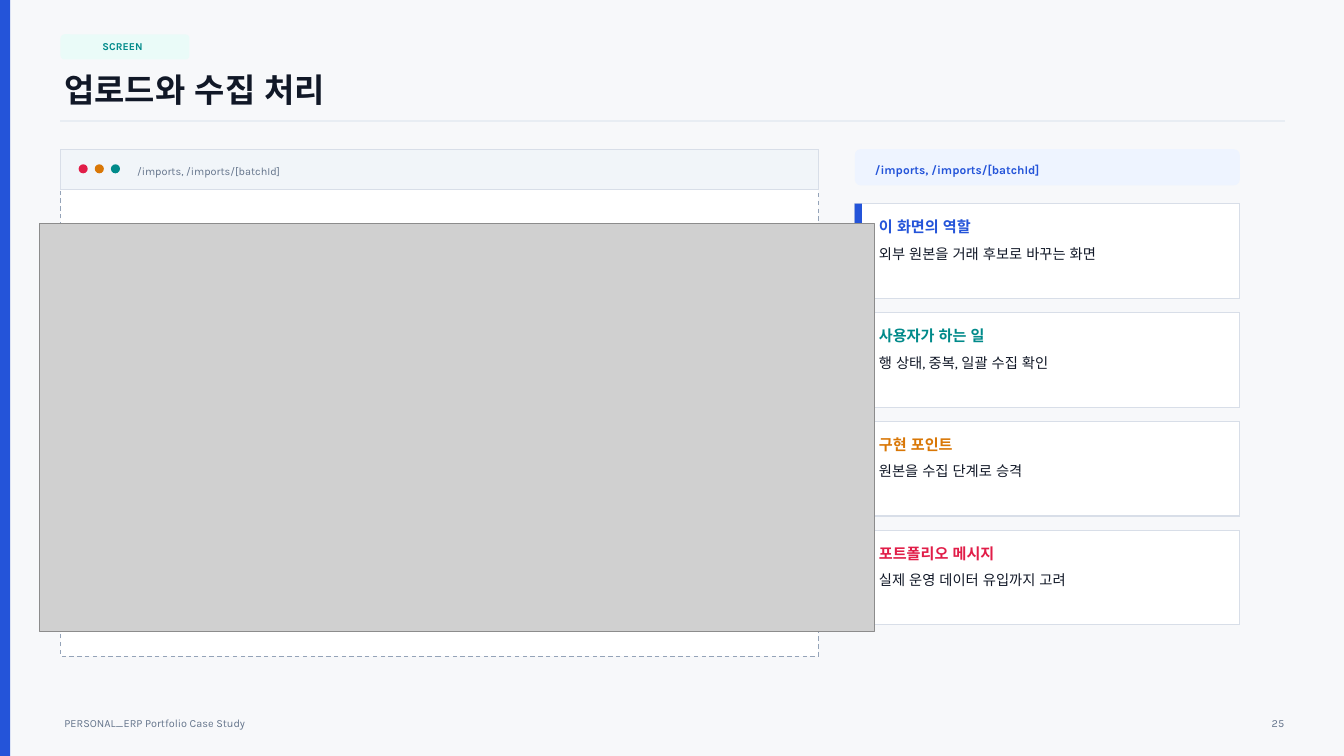
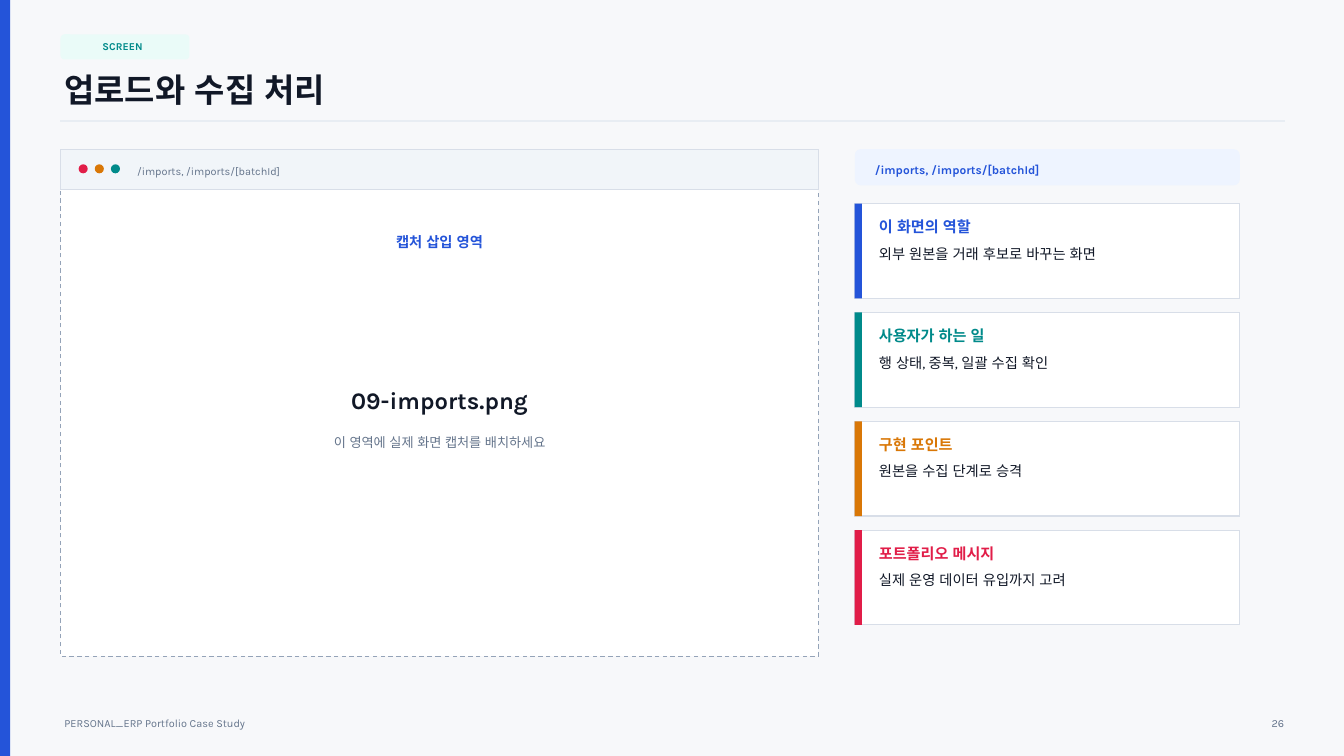
Before and after one commit to cheon0965/PERSONAL_ERP, a slide deck: slide 26 of docs/portfolio-ppt/PERSONAL_ERP_Portfolio_Case_Study.pptx (slide 25 before the commit). Drawn at 1344x756 pixels with LibreOffice and Linux fonts; fonts in the diff are those of the drawing; grey boxes stand for pictures. Boxes give left, top, right and bottom in pixels: in the first picture for what was removed or moved away, otherwise in the second. Text is boxed around its words. In the diff, an @@ line names an element or a change of style, - is before the commit and + after.

```diff
--- a/docs/portfolio-ppt/PERSONAL_ERP_Portfolio_Case_Study.pptx
+++ b/docs/portfolio-ppt/PERSONAL_ERP_Portfolio_Case_Study.pptx
@@ picture removed at bbox=[39, 223, 874, 631] @@
@@ text added at bbox=[396, 235, 483, 249], 10.2 pt, text #2454D9, bold @@
+캡처 삽입 영역
@@ rectangle added at bbox=[855, 313, 862, 407], fill #008A8A @@
@@ text added at bbox=[351, 392, 528, 415], 17 pt, text #111827, bold @@
+09-imports.png
@@ text added at bbox=[334, 436, 545, 448], 9.4 pt, text #64748B @@
+이 영역에 실제 화면 캡처를 배치하세요
@@ rectangle added at bbox=[855, 421, 862, 516], fill #D97706 @@
@@ rectangle added at bbox=[855, 530, 862, 625], fill #E11D48 @@
```
Also in this commit, not shown: 25 other slides changed, 7 slides added, 8 slides removed, 10 other files.
